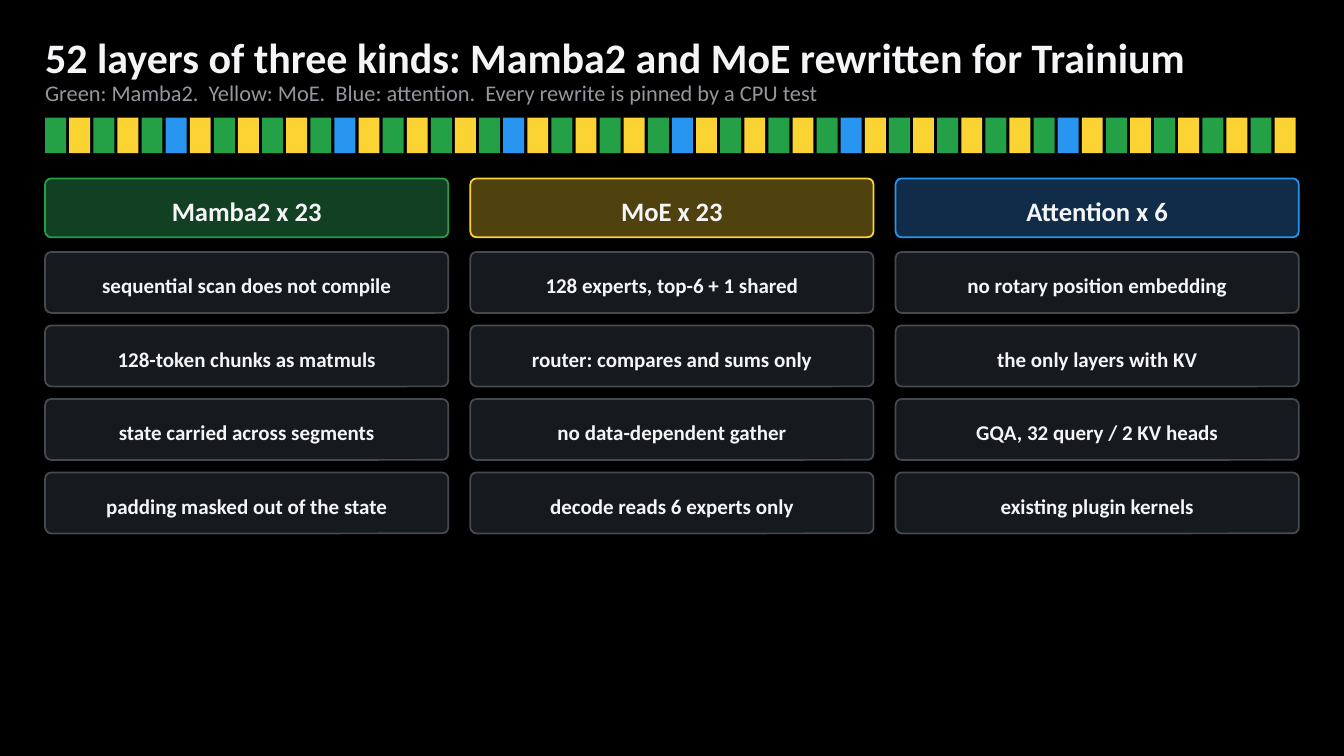
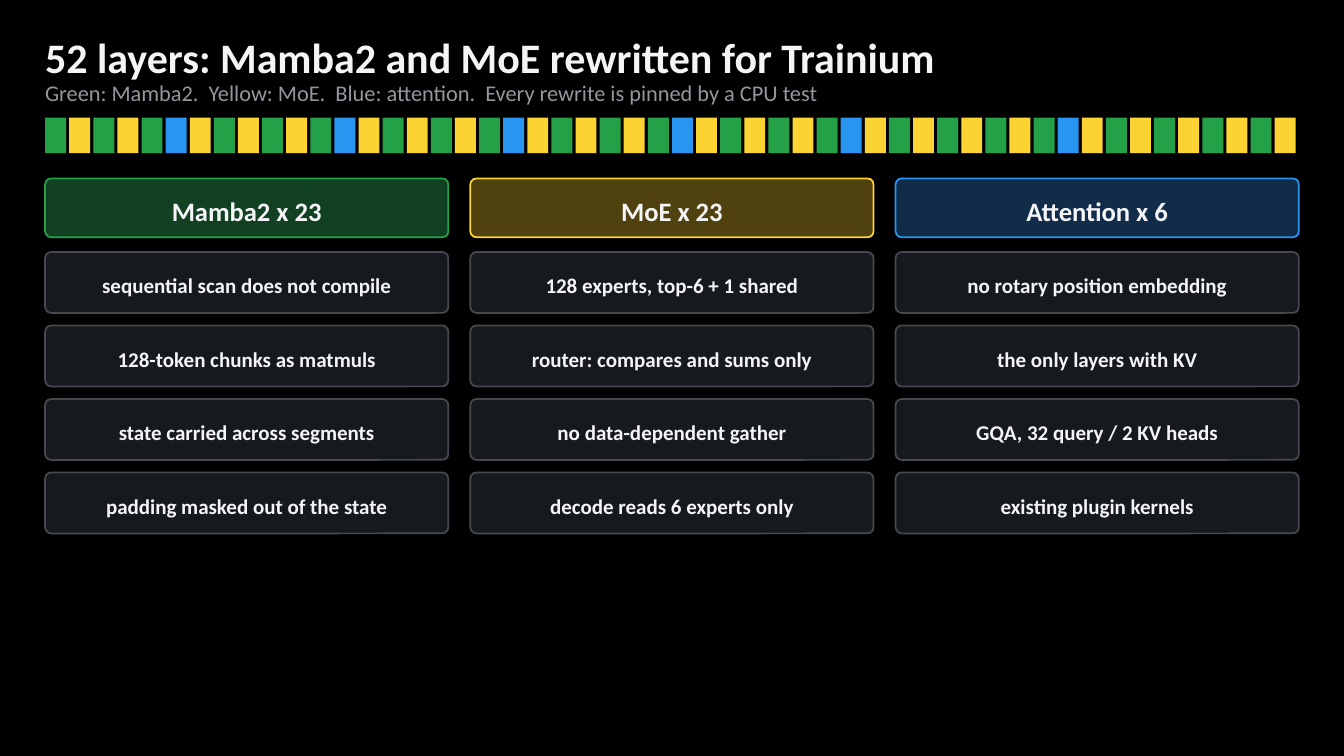
Before and after one commit to littlemex/zenn, a slide deck: slide 3 of diagrams/articles/162e5225ba1c9b-figures.pptx. Drawn at 1344x756 pixels with LibreOffice and Linux fonts; fonts in the diff are those of the drawing. Boxes give left, top, right and bottom in pixels: in the first picture for what was removed or moved away, otherwise in the second. Text is boxed around its words. In the diff, an @@ line names an element or a change of style, - is before the commit and + after.

Commit message:
articles: NemotronH on vLLM Neuron plugin: one-line title on the layers figure

```diff
--- a/diagrams/articles/162e5225ba1c9b-figures.pptx
+++ b/diagrams/articles/162e5225ba1c9b-figures.pptx
@@ text at [45,43,934,80]: text changed @@
-52 layers of three kinds: Mamba2 and MoE rewritten for Trainium
+52 layers: Mamba2 and MoE rewritten for Trainium
```
Also in this commit, not shown: 1 other file.
